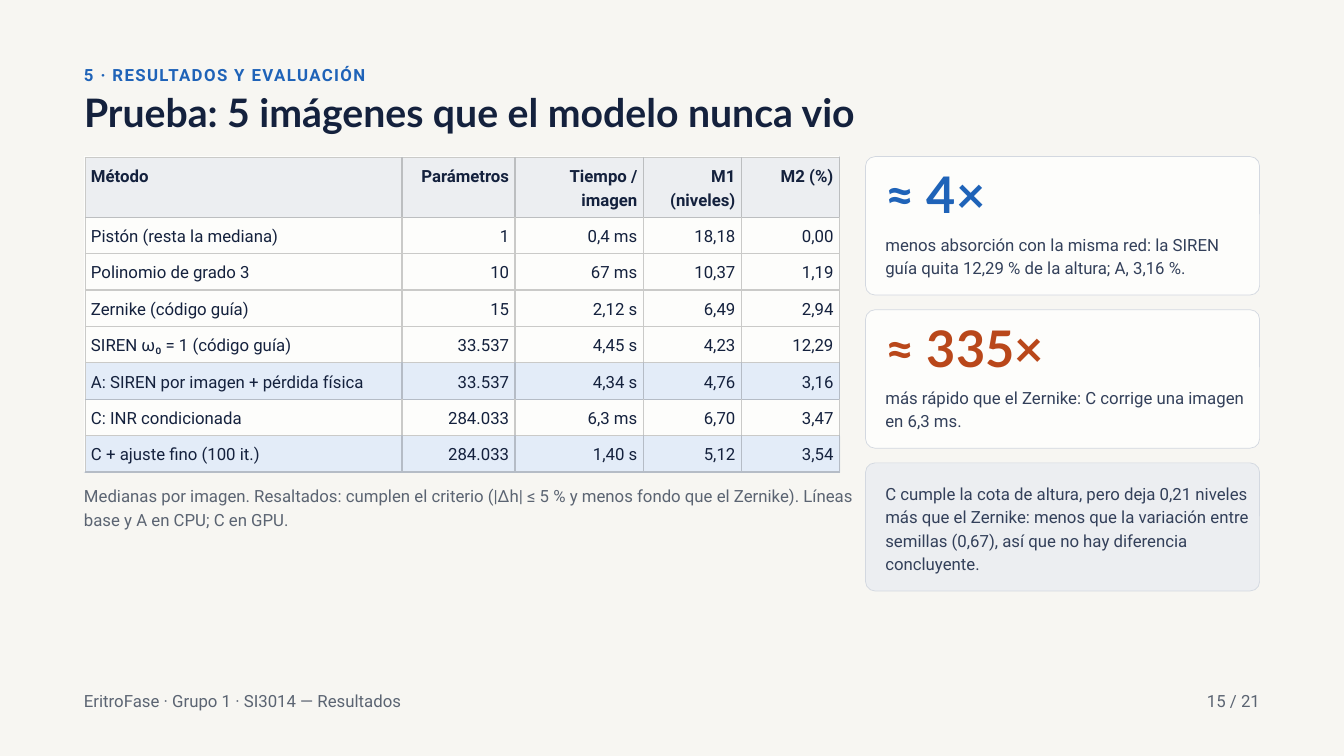
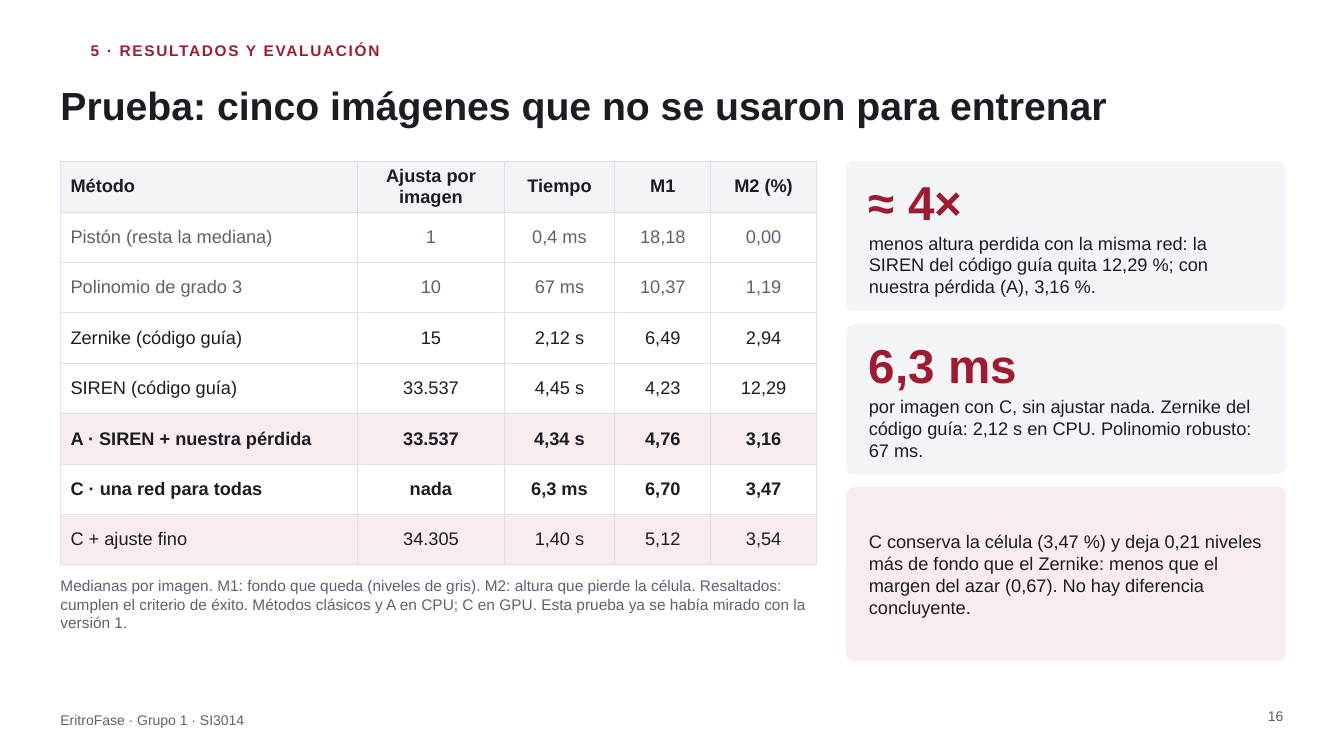
Before and after one commit to Jjes07/DeepLearning-Final, a slide deck: slide 16 of docs/final-report/EritroFase_Sustentacion.pptx (slide 15 before the commit). Drawn at 1344x756 pixels with LibreOffice and Linux fonts; fonts in the diff are those of the drawing; background and template pictures are left out. Boxes give left, top, right and bottom in pixels: in the first picture for what was removed or moved away, otherwise in the second. Text is boxed around its words. In the diff, an @@ line names an element or a change of style, - is before the commit and + after.

Commit message:
docs: rediseñar la presentación para público no experto
- Tres diapositivas nuevas al inicio: qué es un eritrocito, cómo se mide algo
  transparente (la fase) y por qué estorba el fondo.
- Figuras regeneradas sin ejes ilegibles, tipografía Arial y una analogía por
  idea (reloj, sábana y cuerdas, mano sobre la mesa, estatura desde el piso).
- Versiones 1 y 2 del entrenamiento en una sola diapositiva; diapositiva nueva
  con el control posterior a la entrega; respaldos 24 a 26.
- Corrige tres afirmaciones: el «335×» pasa al respaldo con su matiz, la
  prueba se describe como «no usada para entrenar» y ω0 = 1 «favorece» fondos
  lentos.
- Notas del orador reescritas, con nombre y tiempo por diapositiva (13:55).

```diff
--- a/docs/final-report/EritroFase_Sustentacion.pptx
+++ b/docs/final-report/EritroFase_Sustentacion.pptx
@@ background #F7F6F2 to #FFFFFF @@
@@ text "5 · RESULTADOS Y EVALUACIÓN": place and size @@
-text "5 · RESULTADOS Y EVALUACIÓN" at box(84, 66, 366, 81)
+text "5 · RESULTADOS Y EVALUACIÓN" at box(91, 45, 256, 56)
@@ text "5 · RESULTADOS Y EVALUACIÓN" at box(91, 45, 256, 56): size 12 to 11 pt, font Roboto to Arial, text colour #1F63B8 to #9E1B32, letter spacing 1 to 1.2 pt; line spacing 16.8pt to 1; more space between paragraphs; vertical alignment top to middle @@
@@ title "Prueba: cinco imágenes que no ..." at box(60, 91, 1107, 128): vertical alignment top to middle @@
@@ title at box(60, 91, 1107, 128): text changed; font Lato to Arial; text colour #14213D to #1A1D24 @@
-Prueba: 5 imágenes que el modelo nunca vio
+Prueba: cinco imágenes que no se usaron para entrenar
@@ table at box(60, 161, 817, 553) @@
-row 1: Método | Parámetros | Tiempo / imagen | M1 (niveles) | M2 (%)
+row 1: Método | Ajusta por imagen | Tiempo | M1 | M2 (%)
-row 5, column 1: SIREN ω₀ = 1 (código guía)
+row 5, column 1: SIREN (código guía)
-row 6, column 1: A: SIREN por imagen + pérdida física
+row 6, column 1: A · SIREN + nuestra pérdida
-row 7, column 1: C: INR condicionada
+row 7, column 1: C · una red para todas
-row 7, column 2: 284.033
+row 7, column 2: nada
-row 8, column 1: C + ajuste fino (100 it.)
+row 8, column 1: C + ajuste fino
-row 8, column 2: 284.033
+row 8, column 2: 34.305
@@ fill #ECEEF1 to #F2F4F7 in row 1 @@
@@ fill #E3ECF8 to #F8ECEF in 10 cells @@
@@ size 12 to 13 pt, font Roboto to Arial in "Método", "M2 (%)", "Pistón (resta la mediana)", "1" and 27 more places @@
@@ text colour #14213D to #1A1D24 in "Método", "M2 (%)", "Zernike (código guía)", "15" and 17 more places @@
@@ text colour #14213D to #5B6270 in "Pistón (resta la mediana)", "1", "0,4 ms", "18,18" and 6 more places @@
@@ bold on in "33.537", "4,34 s", "4,76", "3,16" and 3 more places @@
@@ line spacing 16.8pt to 1 @@
@@ alignment right to centre @@
@@ borders changed @@
@@ table: place and size @@
-table at box(85, 157, 838, 472)
+table at box(60, 161, 817, 553)
@@ rectangle removed at box(84, 156, 840, 473) @@
@@ line removed from (840, 156) to (840, 473) @@
@@ rounded rectangle: place and size @@
-rounded rectangle at box(866, 156, 1260, 294)
+rounded rectangle at box(847, 161, 1286, 311)
@@ rounded rectangle at box(847, 161, 1286, 311): fill #FDFDFB to #F2F4F7; outline #D3D8E0 0.5 pt to #F2F4F7 1 pt; proportions changed @@
@@ text "≈ 4×": place and size @@
-text "≈ 4×" at box(927, 176, 985, 213)
+text "≈ 4×" at box(908, 187, 962, 220)
@@ text "≈ 4×" at box(908, 187, 962, 220): size 36 to 34 pt, font Lato to Arial, text colour #1F63B8 to #9E1B32; line spacing 36pt to 1; vertical alignment top to middle @@
@@ text at box(869, 236, 1208, 297): text changed; size 12 to 13 pt; font Roboto to Arial; text colour #33405A to #1A1D24 @@
-menos absorción con la misma red: la SIREN guía quita 12,29 % de la altura; A, 3,16 %.
+menos altura perdida con la misma red: la SIREN del código guía quita 12,29 %; con nuestra pérdida (A), 3,16 %.
@@ rounded rectangle at box(847, 325, 1286, 474): fill #FDFDFB to #F2F4F7; outline #D3D8E0 0.5 pt to #F2F4F7 1 pt; proportions changed @@
@@ rounded rectangle: place and size @@
-rounded rectangle at box(866, 310, 1260, 448)
+rounded rectangle at box(847, 325, 1286, 474)
@@ text "6,3 ms" at box(869, 349, 1017, 391): vertical alignment top to middle @@
@@ text at box(869, 349, 1017, 391): text changed; size 12 to 34 pt; font Roboto to Arial; text colour #33405A to #9E1B32; bold on @@
-más rápido que el Zernike: C corrige una imagen en 6,3 ms.
+6,3 ms
@@ text removed at box(927, 330, 1044, 368) @@
-≈ 335×
@@ text added at box(869, 399, 1252, 457), 13 pt, text #1A1D24 @@
+por imagen con C, sin ajustar nada. Zernike del código guía: 2,12 s en CPU. Polinomio robusto: 67 ms.
@@ line removed from (84, 473) to (840, 473) @@
@@ text removed at box(84, 489, 852, 530) @@
-Medianas por imagen. Resaltados: cumplen el criterio (|Δh| ≤ 5 % y menos fondo que el Zernike). Líneas base y A en CPU; C en GPU.
@@ rounded rectangle added at box(847, 488, 1286, 660), fill #F8ECEF, outline #F8ECEF 1 pt @@
@@ text "C conserva la célula (3,47 ...": place and size @@
-text "C conserva la célula (3,47 ..." at box(866, 463, 1260, 591)
+text "C conserva la célula (3,47 ..." at box(869, 534, 1262, 618)
@@ text "C conserva la célula (3,47 ..." at box(869, 534, 1262, 618): vertical alignment top to middle; fill #ECEEF1 to none; outline #D3D8E0 0.5 pt to none @@
@@ text at box(869, 534, 1262, 618): text changed; size 12 to 13 pt; font Roboto to Arial; text colour #33405A to #1A1D24 @@
-C cumple la cota de altura, pero deja 0,21 niveles más que el Zernike: menos que la variación entre semillas (0,67), así que no hay diferencia concluyente.
+C conserva la célula (3,47 %) y deja 0,21 niveles más de fondo que el Zernike: menos que el margen del azar (0,67). No hay diferencia concluyente.
@@ text added at box(60, 579, 805, 628), 11 pt, text #5B6270 @@
+Medianas por imagen. M1: fondo que queda (niveles de gris). M2: altura que pierde la célula. Resaltados: cumplen el criterio de éxito. Métodos clásicos y A en CPU; C en GPU. Esta prueba ya se había mirado con la versión 1.
@@ text added at box(60, 715, 244, 728), 10 pt, text #5B6270 @@
+EritroFase · Grupo 1 · SI3014
@@ text removed at box(84, 694, 400, 711) @@
-EritroFase · Grupo 1 · SI3014 — Resultados
@@ text removed at box(1207, 695, 1260, 707) @@
-15 / 21
@@ page number added at box(1268, 711, 1284, 721), 10 pt, text #5B6270 @@
+16
```
Also in this commit, not shown: 11 other slides changed, 14 slides added, 9 slides removed.
